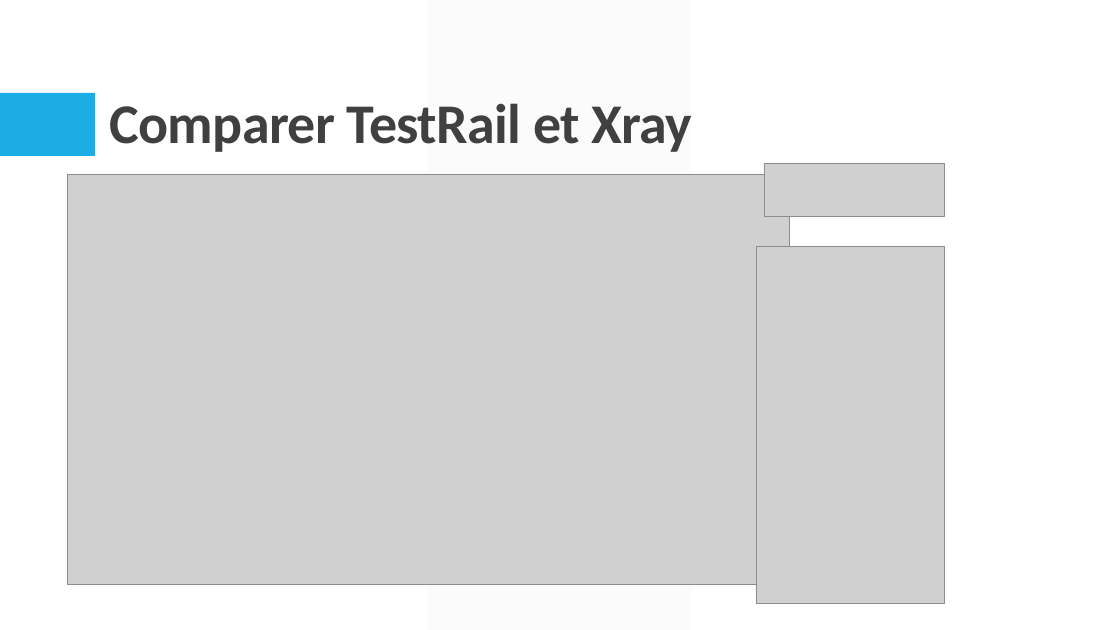
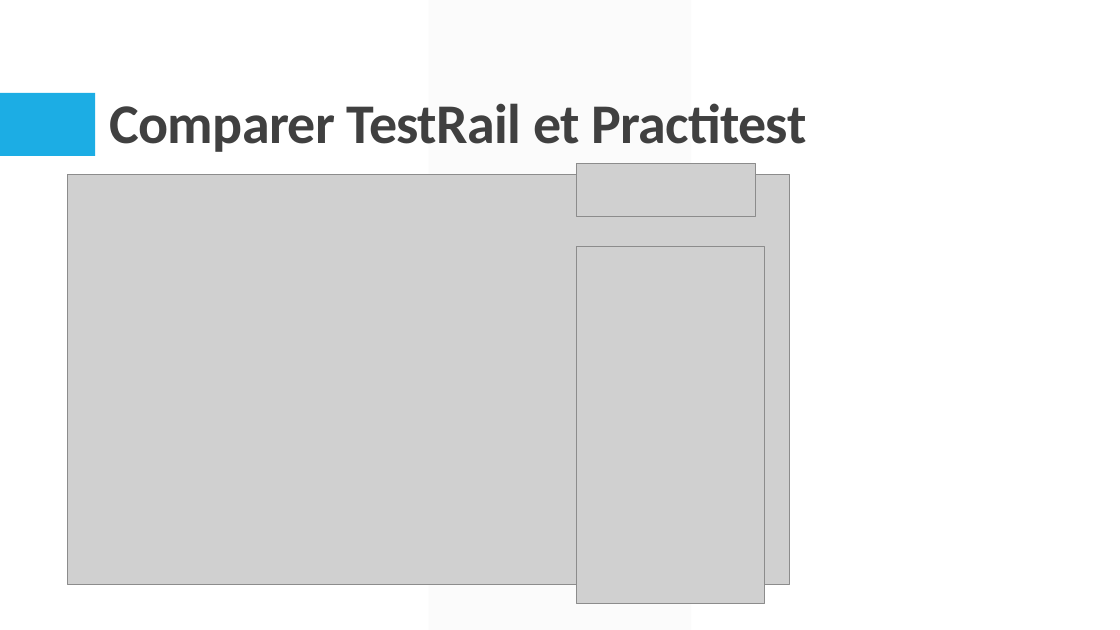
Before and after one commit to ines1900/Act-3.17, a slide deck: slide 8 of Les outils de gestion des tests.pptx (slide 7 before the commit). Drawn at 1120x630 pixels with LibreOffice and Linux fonts; fonts in the diff are those of the drawing; grey boxes stand for pictures. Boxes give left, top, right and bottom in pixels: in the first picture for what was removed or moved away, otherwise in the second. Text is boxed around its words. In the diff, an @@ line names an element or a change of style, - is before the commit and + after.

```diff
--- a/Les outils de gestion des tests.pptx
+++ b/Les outils de gestion des tests.pptx
@@ title at [109, 103, 806, 152]: text changed @@
-Comparer TestRail et Xray
+Comparer TestRail et Practitest
@@ picture: place and size @@
-picture at [765, 164, 944, 217]
+picture at [576, 164, 756, 217]
@@ picture: place and size @@
-picture at [756, 247, 944, 604]
+picture at [576, 247, 765, 604]
```
Also in this commit, not shown: 1 other slide changed, 4 slides added, 1 slide removed.
